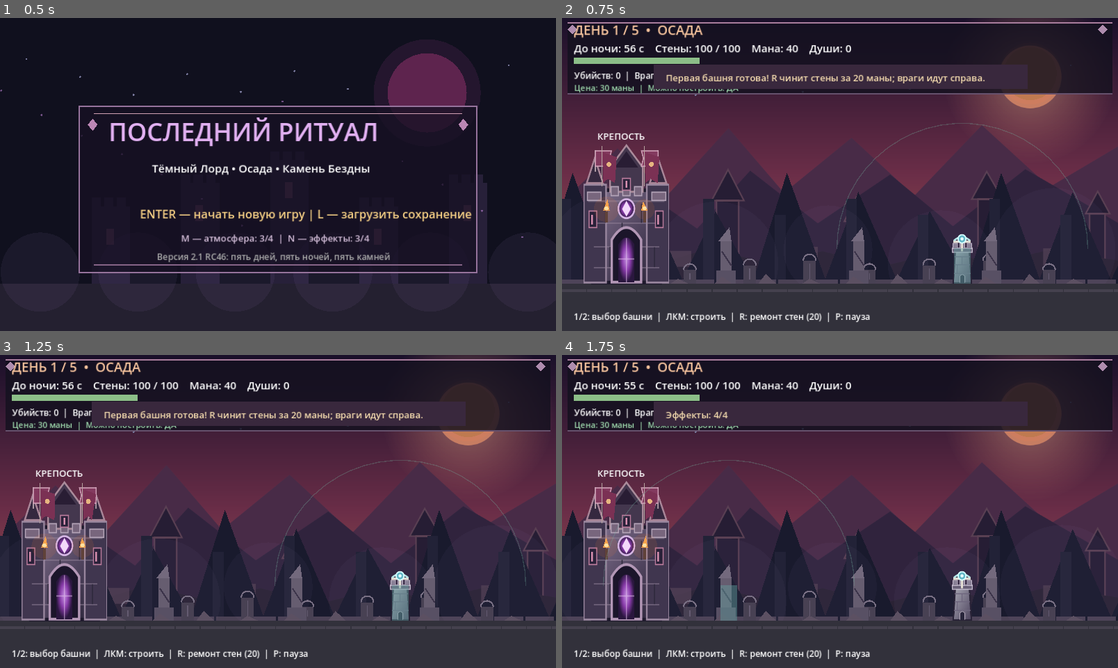
Above: before the commit, frames 1-4 (two rows, left to right).
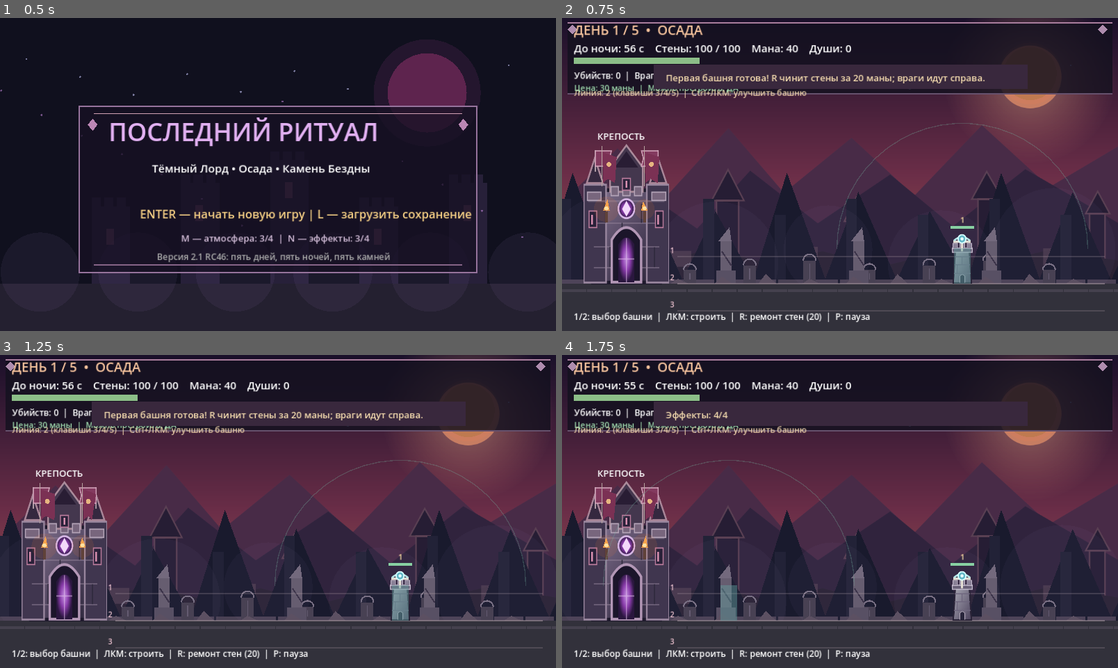
Above: after the commit, the same moments.

Repository: DoctorStrangeSH/Last-Ritual
Game: Godot game, scene res://scenes/main.tscn
Same seed, same stepped clock (60 frames per second), same inputs: the game is played once before the commit and once after it.
Inputs (mouse positions are in pixels of both pictures, inside the frame that each line leads up to):
- Up to frame 1 (0.5 s): no input
- Up to frame 2 (0.75 s): tap Enter (ui_accept) at 0.5 s; move the mouse to (962, 158) at 0.52 s; hold Right (ui_right) from 0.53 s (still down); tap M at 0.6 s; click (962, 158) at 0.67 s
- Up to frame 3 (1.25 s): keep holding Right (ui_right); tap Enter (ui_accept) at 0.77 s
- Up to frame 4 (1.75 s): move the mouse to (728, 527) at 1.27 s; release Right (ui_right) at 1.28 s; hold Left (ui_left) from 1.28 s (still down); tap N at 1.35 s; tap Enter (ui_accept) at 1.52 s

Frame 1 is identical in both runs. In frame 2, 1.5% of the frame differs, in the area x 2-98%, y 22-94%; in frame 3, 1.5%; in frame 4, 1.5%.

Commit message:
ui: render three siege lanes and tower health and level indicators

Diff:
--- a/scripts/main.gd
+++ b/scripts/main.gd
@@ -1076,18 +1076,29 @@
                 box(Rect2(fx - 3.0, 400, 6, 23), Color("604239"))
                 draw_colored_polygon(PackedVector2Array([Vector2(fx - 7.0, 399), Vector2(fx + flicker * 3.0, 377.0 - flicker * 3.0), Vector2(fx + 7.0, 399)]), Color("f6a24c"))
                 draw_circle(Vector2(fx, 394), 4.0, Color("ffe0a0"))
+            # Three visible siege lanes; selected lane is outlined.
+            for lane_index in range(3):
+                var lane_y: float = FLOOR + float(LANE_OFFSETS[lane_index])
+                draw_line(Vector2(239.0, lane_y), Vector2(1125.0, lane_y), Color("b7a5ad", 0.47 if selected_lane == lane_index else 0.22), 2.0)
+                label("%d" % (lane_index + 1), 224.0, lane_y - 7.0, 15, Color("f1c6d3"))
             for tower in towers:
                 var tx: float = tower["x"]
+                var tower_y: float = FLOOR + float(LANE_OFFSETS[int(tower.get("lane", 1))])
                 var tower_art: Texture2D = preload("res://assets/towers/bone_tower.svg") if tower["type"] == "bone" else preload("res://assets/towers/infernal_ballista.svg")
-                draw_texture_rect(tower_art, Rect2(tx - 30.0, FLOOR - 106.0, 60.0, 106.0), false)
+                draw_texture_rect(tower_art, Rect2(tx - 30.0, tower_y - 106.0, 60.0, 106.0), false)
+                var hp_ratio: float = clampf(float(tower.get("hp", tower_max_hp(tower))) / tower_max_hp(tower), 0.0, 1.0)
+                box(Rect2(tx - 24.0, tower_y - 120.0, 48.0, 6.0), Color("442b36"))
+                box(Rect2(tx - 24.0, tower_y - 120.0, 48.0 * hp_ratio, 6.0), Color("88d0a2") if hp_ratio > 0.3 else Color("ec7778"))
+                label("%d" % int(tower.get("level", 1)), tx - 5.0, tower_y - 126.0, 16, Color("ffe3a5"))
                 if float(tower.get("disabled", 0.0)) > 0.0:
-                    draw_line(Vector2(tx - 12, FLOOR - 96), Vector2(tx + 12, FLOOR - 72), Color("e1bac3"), 3.0)
+                    draw_line(Vector2(tx - 12, tower_y - 96), Vector2(tx + 12, tower_y - 72), Color("e1bac3"), 3.0)
             for e in enemies:
                 var ex: float = e["x"]
+                var enemy_lane_offset: float = float(LANE_OFFSETS[int(e.get("lane", 1))])
                 var enemy_color := Color("7adbe4") if e["kind"] == "saboteur" else (Color("edc265") if e["kind"] == "runner" else (Color("d66c69") if e["kind"] == "brute" else Color("b0af9b")))
                 if e["kind"] == "raider":
                     var step_y: float = sin(atmosphere_clock * 7.0 + ex * 0.08) * 2.0
-                    draw_texture_rect(preload("res://assets/enemies/raider.svg"), Rect2(ex - 21.0, FLOOR - 62.0 + step_y, 42.0, 62.0), false)
+                    draw_texture_rect(preload("res://assets/enemies/raider.svg"), Rect2(ex - 21.0, FLOOR - 62.0 + step_y + enemy_lane_offset, 42.0, 62.0), false)
                     box(Rect2(ex - 17, FLOOR - 67, 34.0 * clampf(float(e["hp"]) / float(e["max_hp"]), 0.0, 1.0), 4), Color("f57c79"))
                     continue
                 if e["kind"] == "saboteur":
@@ -1099,7 +1110,7 @@
                     var sprite_path := preload("res://assets/enemies/runner.svg") if e["kind"] == "runner" else preload("res://assets/enemies/brute.svg")
                     var sprite_size := Vector2(41.0, 57.0) if e["kind"] == "runner" else Vector2(62.0, 77.0)
                     var gait: float = sin(atmosphere_clock * (13.0 if e["kind"] == "runner" else 5.0) + ex * 0.07) * (3.0 if e["kind"] == "runner" else 1.5)
-                    draw_texture_rect(sprite_path, Rect2(ex - sprite_size.x * 0.5, FLOOR - sprite_size.y + gait, sprite_size.x, sprite_size.y), false)
+                    draw_texture_rect(sprite_path, Rect2(ex - sprite_size.x * 0.5, FLOOR - sprite_size.y + gait + enemy_lane_offset, sprite_size.x, sprite_size.y), false)
                     box(Rect2(ex - 17.0, FLOOR - sprite_size.y - 7.0, 34.0 * clampf(float(e["hp"]) / float(e["max_hp"]), 0.0, 1.0), 4.0), Color("f57c79"))
                     continue
                 var march: float = sin(atmosphere_clock * (11.0 if e["kind"] == "runner" else 6.0) + ex * 0.05) * 3.0
@@ -1123,10 +1134,11 @@
                 draw_circle(Vector2(ex + 4, FLOOR - height - 9 + march), 2.0, Color("ffc2a3"))
                 box(Rect2(ex - 17, FLOOR - 53, 34 * e["hp"] / e["max_hp"], 4), Color("f57c79"))
             var cursor_x := get_global_mouse_position().x
+            var cursor_lane_y: float = FLOOR + float(LANE_OFFSETS[selected_lane])
             if cursor_x >= 245.0 and cursor_x <= 1020.0:
                 var range_radius := 260.0 if selected_build == "bone" else 375.0
-                draw_arc(Vector2(cursor_x, FLOOR - 72), range_radius, PI, TAU, 28, Color("72aa9a", 0.28), 2.0)
-                box(Rect2(cursor_x - 17.0, FLOOR - 74.0, 34, 74), Color("619d9c", 0.46) if selected_build == "bone" else Color("ba7954", 0.46))
+                draw_arc(Vector2(cursor_x, cursor_lane_y - 72), range_radius, PI, TAU, 28, Color("72aa9a", 0.28), 2.0)
+                box(Rect2(cursor_x - 17.0, cursor_lane_y - 74.0, 34, 74), Color("619d9c", 0.46) if selected_build == "bone" else Color("ba7954", 0.46))
             draw_gothic_hud_panel(150.0)
             label("ФИНАЛЬНЫЙ ШТУРМ — %d с" % ceili(maxf(0.0, final_timer)) if phase == "final_siege" else "ДЕНЬ %d / 5  •  ОСАДА" % current_day, 25, 35, 27, Color("f8c59e"))
             var siege_status := "Ритуал: %02d с" % ceili(maxf(final_timer, 0.0)) if phase == "final_siege" else "До ночи: %02d с" % ceili(maxf(time_left, 0.0))
@@ -1138,6 +1150,7 @@
             box(Rect2(25, 82, 260, 13), Color("553840"))
             box(Rect2(25, 82, 260.0 * clampf(wall_hp / MAX_WALL, 0.0, 1.0), 13), Color("8cbe88") if wall_hp > 30.0 else Color("ed6b73"))
             label("Убийств: %d  |  Врагов: %d  |  Выбрано: %s" % [kills_today, enemies.size(), "Костяная" if selected_build == "bone" else "Баллиста"], 25, 126, 18)
+            label("Линия: %d (клавиши 3/4/5)  |  Ctrl+ЛКМ: улучшить башню" % (selected_lane + 1), 25, 161, 17, Color("f1d5ac"))
             label("Цена: %d маны  |  Можно построить: %s" % [30 if selected_build == "bone" else 55, "ДА" if mana >= (30 if selected_build == "bone" else 55) else "НЕТ"], 25, 151, 17, Color("9ed9ad") if mana >= (30 if selected_build == "bone" else 55) else Color("f3a0a0"))
             if current_day == 1 and phase == "day" and towers.is_empty():
                 box(Rect2(245, 176, 688, 73), Color(0.15, 0.11, 0.22, 0.85))
